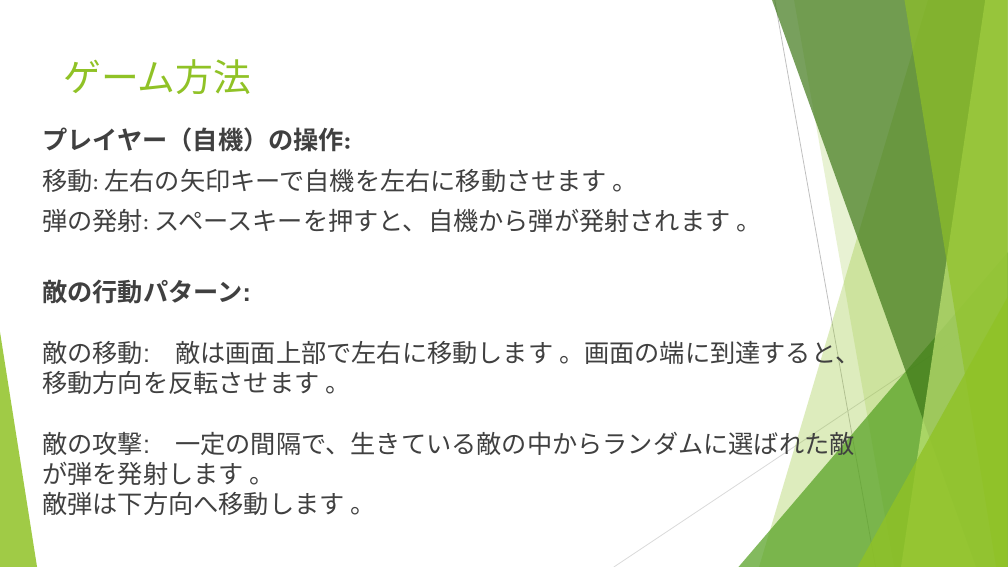
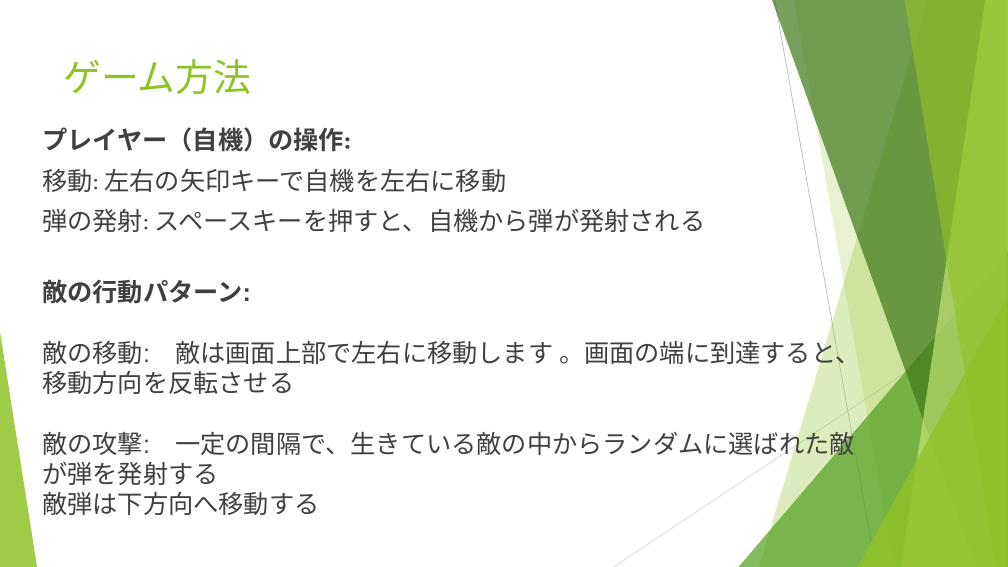
Before and after one commit to sotainooka/team07, a slide deck: slide 5 of team07 プレゼン.pptx. Drawn at 1008x567 pixels with LibreOffice and Linux fonts; fonts in the diff are those of the drawing. Boxes give left, top, right and bottom in pixels: in the first picture for what was removed or moved away, otherwise in the second. Text is boxed around its words. In the diff, an @@ line names an element or a change of style, - is before the commit and + after.

```diff
--- a/team07 プレゼン.pptx
+++ b/team07 プレゼン.pptx
@@ text at <box>42,169,705,232</box>: text changed @@
-移動: 左右の矢印キーで自機を左右に移動させます 。
-弾の発射: スペースキーを押すと、自機から弾が発射されます 。
+移動: 左右の矢印キーで自機を左右に移動
+弾の発射: スペースキーを押すと、自機から弾が発射される
@@ text at <box>42,336,860,515</box>: text changed @@
-敵の移動: 敵は画面上部で左右に移動します 。画面の端に到達すると、移動方向を反転させます 。
-敵の攻撃: 一定の間隔で、生きている敵の中からランダムに選ばれた敵が弾を発射します 。
-敵弾は下方向へ移動します 。
+敵の移動: 敵は画面上部で左右に移動します 。画面の端に到達すると、移動方向を反転させる
+敵の攻撃: 一定の間隔で、生きている敵の中からランダムに選ばれた敵が弾を発射する
+敵弾は下方向へ移動する
```
Also in this commit, not shown: 5 other slides changed, 2 other files.
